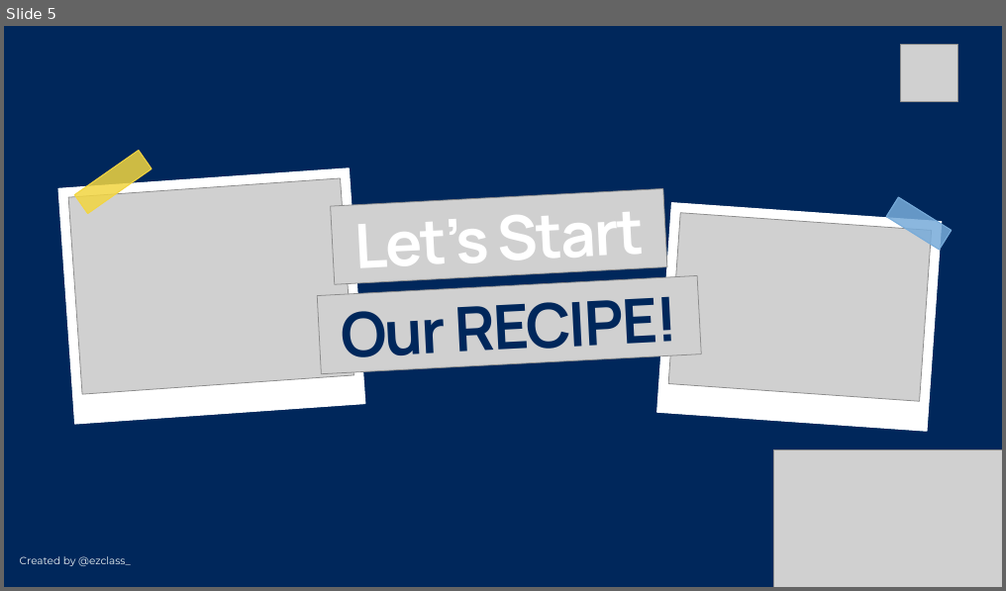
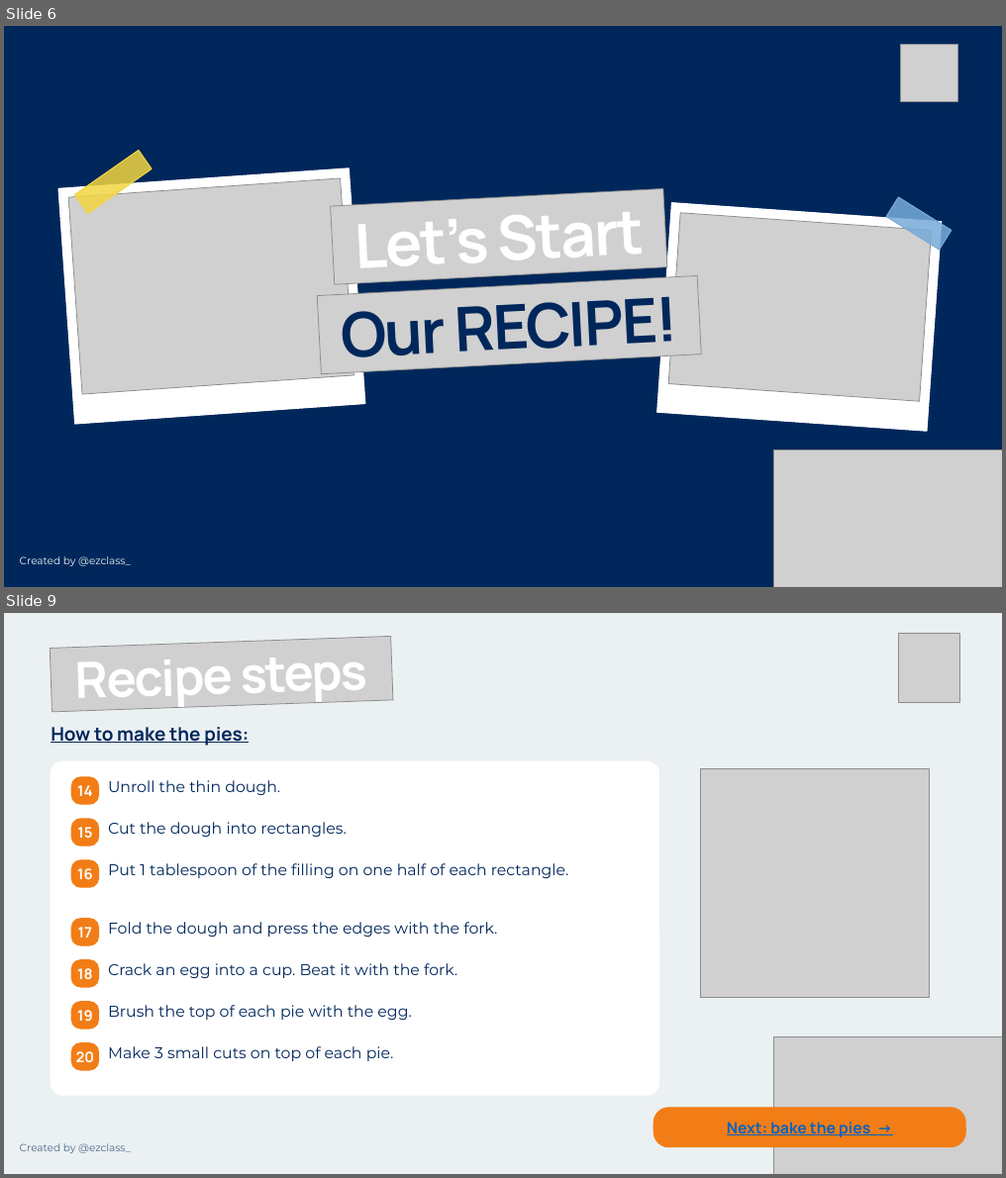
Before and after one commit to ezclassbr/cooking-class, a slide deck: art/deck/apple-pie-cooking-class.pptx. Shown one above the other, each under a label of ours: slide 5 before the commit, slides 6 and 9 after it; the slides between them are not shown. The pictures are 1006x591 and 1006x1178 pixels, drawn with LibreOffice and Linux fonts; fonts in the diff are those of the drawing; grey boxes stand for pictures. Boxes give left, top, right and bottom in pixels: in the first picture for what was removed or moved away, otherwise in the second. Text is boxed around its words. In the diff, an @@ line names an element or a change of style, - is before the commit and + after.

```diff
--- a/art/deck/apple-pie-cooking-class.pptx
+++ b/art/deck/apple-pie-cooking-class.pptx
@@ slide 9 added at bbox=[4, 613, 1002, 1174], background #EBF0F2 @@
@@ picture added at bbox=[50, 636, 393, 712] @@
@@ picture added at bbox=[899, 633, 960, 702] @@
@@ text added at bbox=[75, 658, 368, 711], 48 pt, text #FFFFFF, bold @@
+Recipe steps
@@ text added at bbox=[51, 727, 249, 746], 18 pt, text #00275B, bold, underline @@
+How to make the pies:
@@ rounded rectangle added at bbox=[51, 761, 658, 1096], fill #FFFFFF, outline #FFFFFF 1 pt @@
@@ rounded rectangle added at bbox=[71, 777, 98, 804], fill #F27D16, outline #F27D16 1 pt @@
@@ text added at bbox=[77, 785, 92, 796], 14 pt, text #FFFFFF, bold @@
+14
@@ text added at bbox=[108, 780, 280, 795], 15 pt, text #00275B @@
+Unroll the thin dough.
@@ picture added at bbox=[701, 768, 930, 998] @@
@@ rounded rectangle added at bbox=[71, 819, 98, 846], fill #F27D16, outline #F27D16 1 pt @@
@@ text added at bbox=[77, 827, 92, 838], 14 pt, text #FFFFFF, bold @@
+15
@@ text added at bbox=[108, 822, 346, 837], 15 pt, text #00275B @@
+Cut the dough into rectangles.
@@ rounded rectangle added at bbox=[71, 861, 98, 888], fill #F27D16, outline #F27D16 1 pt @@
@@ text added at bbox=[77, 868, 93, 880], 14 pt, text #FFFFFF, bold @@
+16
@@ text added at bbox=[108, 863, 569, 878], 15 pt, text #00275B @@
+Put 1 tablespoon of the filling on one half of each rectangle.
@@ rounded rectangle added at bbox=[71, 919, 98, 946], fill #F27D16, outline #F27D16 1 pt @@
@@ text added at bbox=[78, 927, 92, 938], 14 pt, text #FFFFFF, bold @@
+17
@@ text added at bbox=[108, 922, 497, 937], 15 pt, text #00275B @@
+Fold the dough and press the edges with the fork.
@@ rounded rectangle added at bbox=[71, 960, 98, 987], fill #F27D16, outline #F27D16 1 pt @@
@@ text added at bbox=[77, 968, 92, 979], 14 pt, text #FFFFFF, bold @@
+18
@@ text added at bbox=[108, 963, 457, 978], 15 pt, text #00275B @@
+Crack an egg into a cup. Beat it with the fork.
@@ rounded rectangle added at bbox=[71, 1001, 98, 1029], fill #F27D16, outline #F27D16 1 pt @@
@@ text added at bbox=[77, 1010, 93, 1022], 14 pt, text #FFFFFF, bold @@
+19
@@ text added at bbox=[108, 1005, 411, 1020], 15 pt, text #00275B @@
+Brush the top of each pie with the egg.
@@ rounded rectangle added at bbox=[71, 1044, 98, 1070], fill #F27D16, outline #F27D16 1 pt @@
@@ text added at bbox=[76, 1052, 94, 1062], 14 pt, text #FFFFFF, bold @@
+20
@@ text added at bbox=[108, 1047, 394, 1061], 15 pt, text #00275B @@
+Make 3 small cuts on top of each pie.
@@ picture added at bbox=[773, 1038, 1002, 1174] @@
@@ rounded rectangle added at bbox=[653, 1108, 966, 1148], fill #F27D16, outline #F27D16 1 pt @@
@@ text added at bbox=[20, 1144, 131, 1154], 10 pt, text #4E6A8F @@
+Created by @ezclass_
@@ text added at bbox=[727, 1122, 870, 1138], 15 pt, text #0563C1, bold, underline @@
+Next: bake the pies →
@@ what was slide 5 is now slide 6 @@
```
Also in this commit, not shown: 2 slides changed, 4 other slides added, 2 slides removed, 8 other files.
